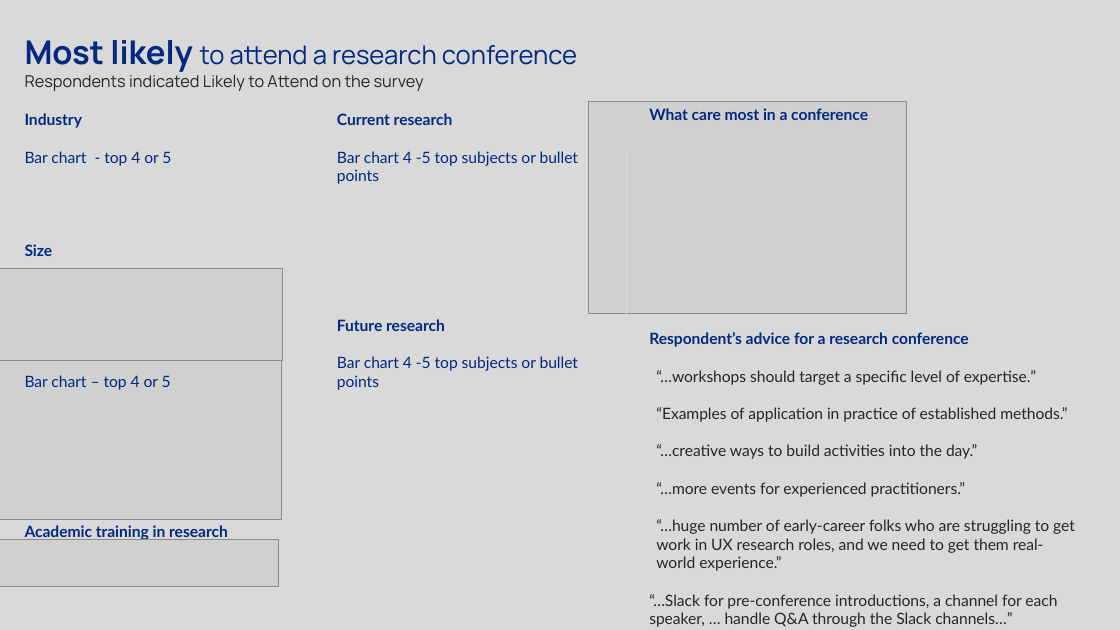
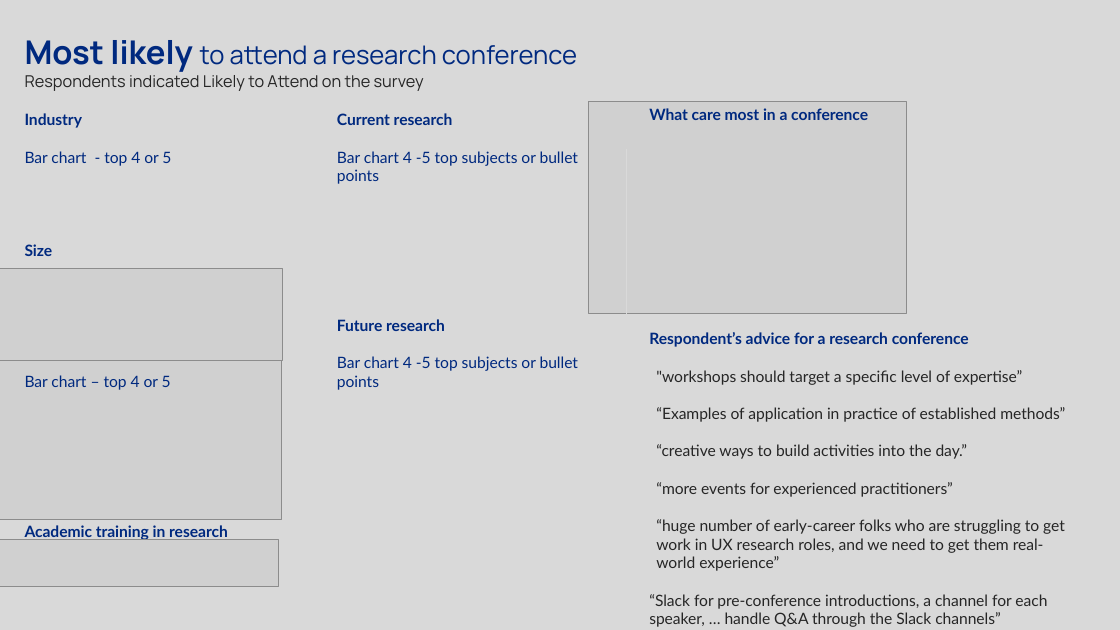
Before and after one commit to PersonaPredicta/Survey_Says..., a slide deck: slide 14 of New_personas.pptx (slide 12 before the commit). Drawn at 1120x630 pixels with LibreOffice and Linux fonts; fonts in the diff are those of the drawing; grey boxes stand for pictures. Boxes give left, top, right and bottom in pixels: in the first picture for what was removed or moved away, otherwise in the second. Text is boxed around its words. In the diff, an @@ line names an element or a change of style, - is before the commit and + after.

```diff
--- a/New_personas.pptx
+++ b/New_personas.pptx
@@ text at (x1=649, y1=370, x2=1065, y2=627): text changed @@
-“…workshops should target a specific level of expertise.”
-“Examples of application in practice of established methods.”
-“…creative ways to build activities into the day.”
-“…more events for experienced practitioners.”
-“…huge number of early-career folks who are struggling to get work in UX research roles, and we need to get them real-world experience.”
-“…Slack for pre-conference introductions, a channel for each speaker, … handle Q&A through the Slack channels…”
+"workshops should target a specific level of expertise”
+“Examples of application in practice of established methods”
+“creative ways to build activities into the day.”
+“more events for experienced practitioners”
+“huge number of early-career folks who are struggling to get work in UX research roles, and we need to get them real-world experience”
+“Slack for pre-conference introductions, a channel for each speaker, … handle Q&A through the Slack channels”
```
Also in this commit, not shown: 6 other slides changed, 3 slides added, 2 slides removed.
